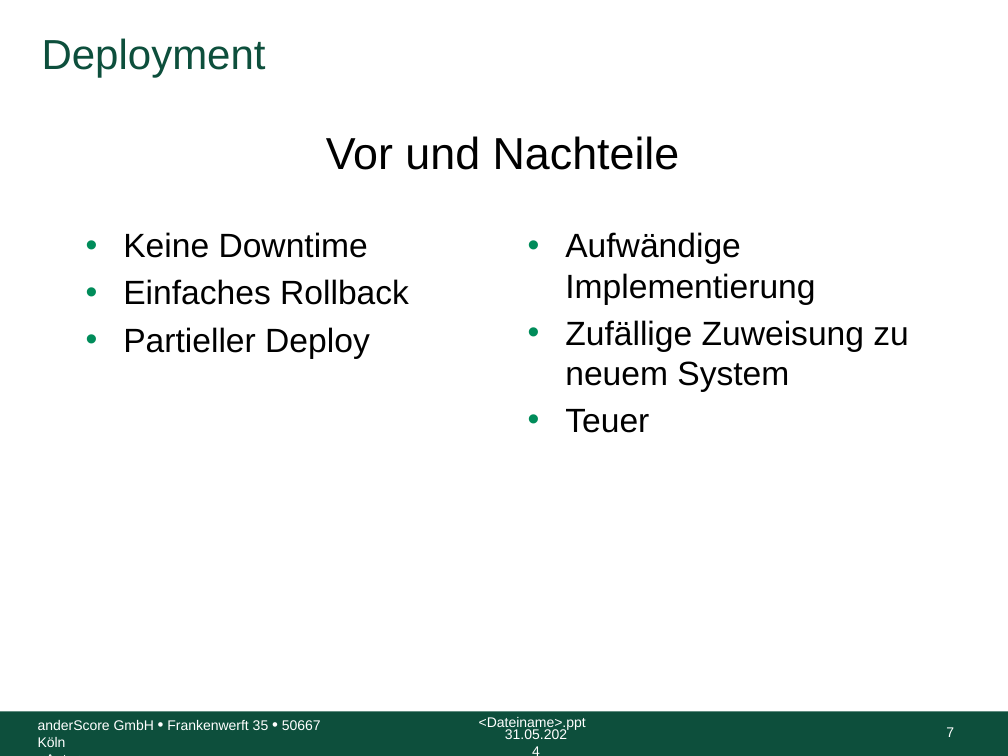
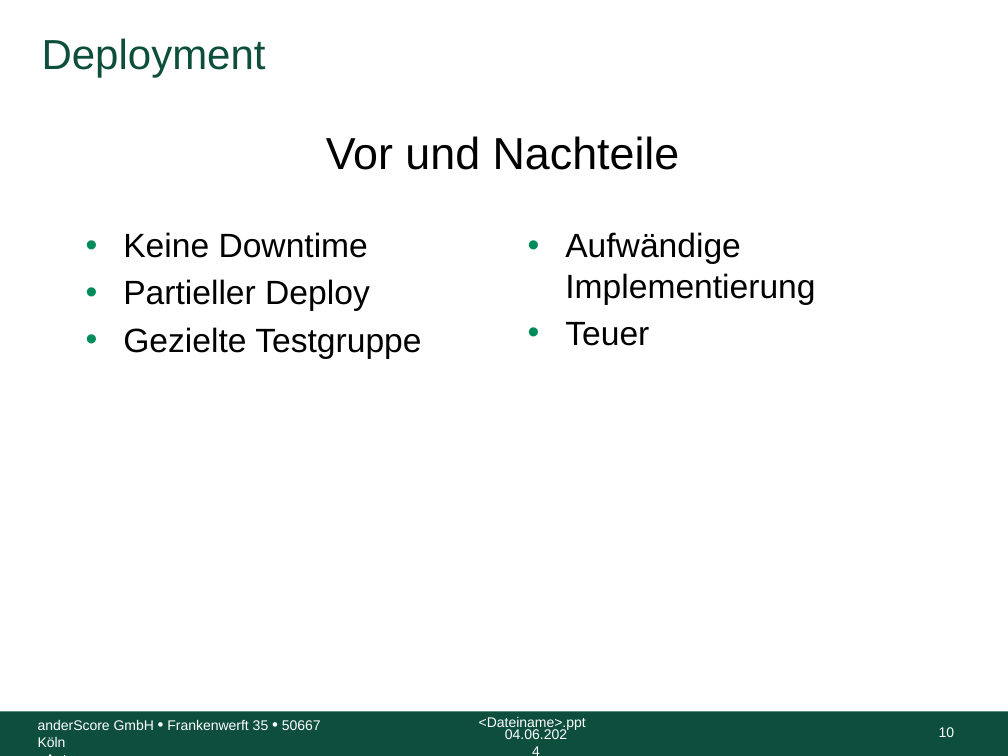
Before and after one commit to anderscore-gmbh/gitlab, a slide deck: slide 10 of slides/Tag-3_4-Deployment-Strategien.pptx (slide 7 before the commit). Drawn at 1008x756 pixels with LibreOffice and Linux fonts; fonts in the diff are those of the drawing; background and template pictures are left out. Boxes give left, top, right and bottom in pixels: in the first picture for what was removed or moved away, otherwise in the second. Text is boxed around its words. In the diff, an @@ line names an element or a change of style, - is before the commit and + after.

Commit message:
Docker Registry Deployment Strategien

```diff
--- a/slides/Tag-3_4-Deployment-Strategien.pptx
+++ b/slides/Tag-3_4-Deployment-Strategien.pptx
@@ text at [123,279,409,305]: paragraph removed @@
-• Einfaches Rollback
@@ text at [123,327,421,359]: paragraph added @@
+• Gezielte Testgruppe
@@ text at [565,320,908,392]: paragraph removed @@
-• Zufällige Zuweisung zu neuem System
@@ text at [505,729,567,739]: text changed @@
-31.05.2024
+04.06.2024
@@ page number at [939,727,955,737]: text changed @@
-7
+10
```
Also in this commit, not shown: 7 other slides changed, 3 slides added, 5 other files.
